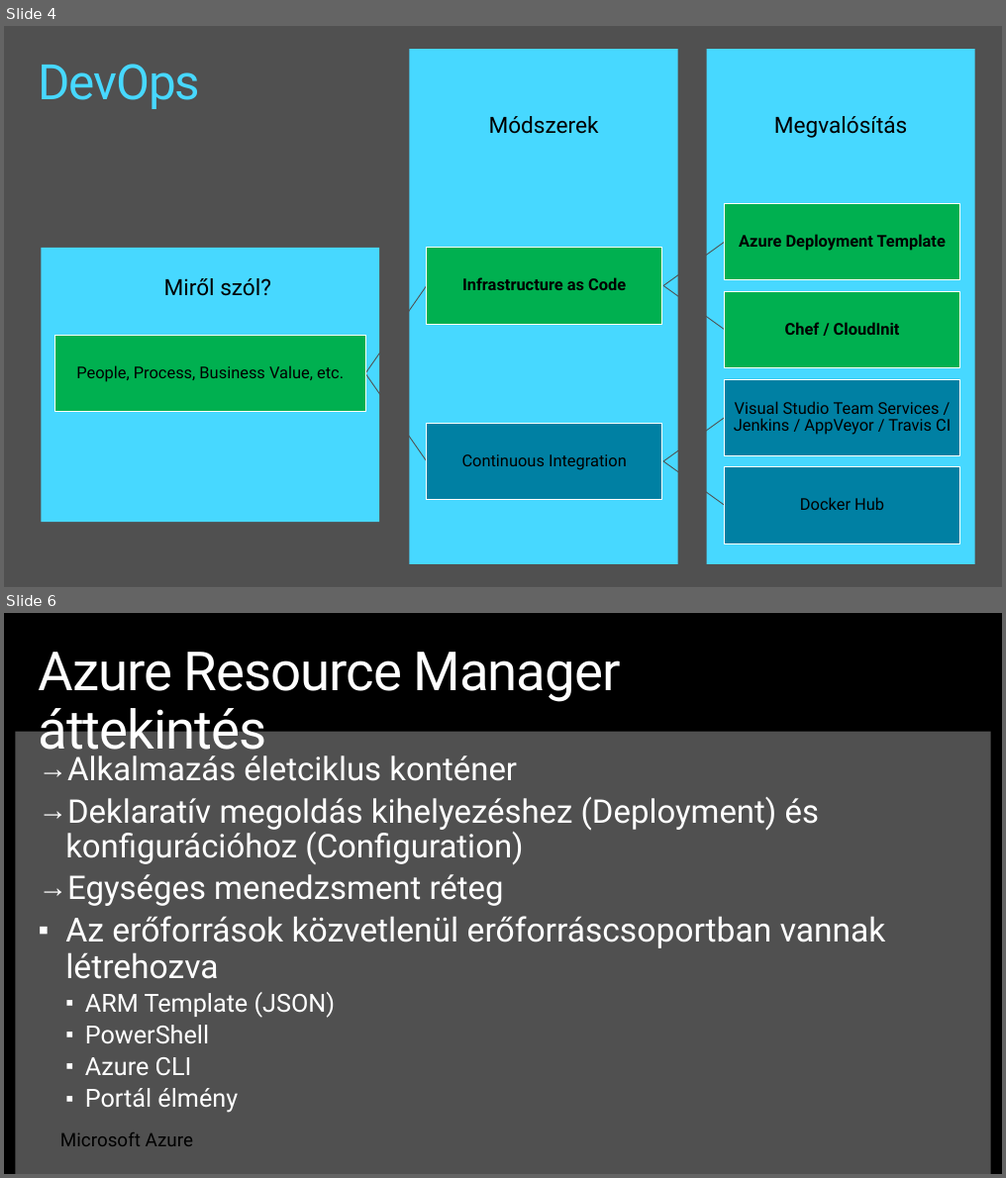
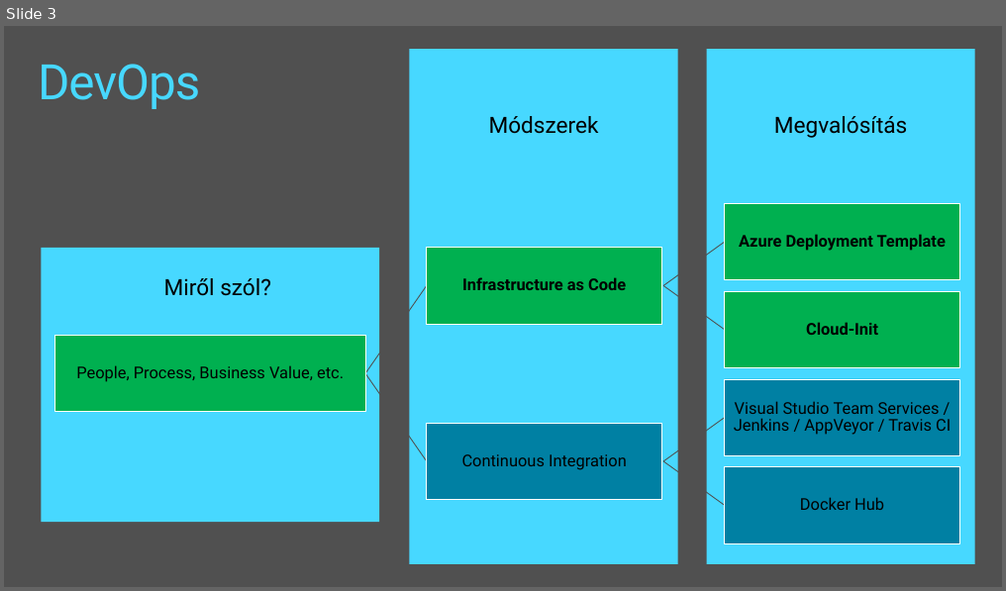
Before and after one commit to ITForumHungary/ITForum2016-DevOps, a slide deck: Session1-Introduction_to_DevOps-Infrastructure_as_Code/Presentation-Session1-Intro_to_DevOps-IaC.pptx. Shown one above the other, each under a label of ours: slides 4 and 6 before the commit, slide 3 after it; the slides between them are not shown. The pictures are 1006x1178 and 1006x591 pixels, drawn with LibreOffice and Linux fonts; fonts in the diff are those of the drawing; background and template pictures are left out. Boxes give left, top, right and bottom in pixels: in the first picture for what was removed or moved away, otherwise in the second. Text is boxed around its words. In the diff, an @@ line names an element or a change of style, - is before the commit and + after.

```diff
--- a/Session1-Introduction_to_DevOps-Infrastructure_as_Code/Presentation-Session1-Intro_to_DevOps-IaC.pptx
+++ b/Session1-Introduction_to_DevOps-Infrastructure_as_Code/Presentation-Session1-Intro_to_DevOps-IaC.pptx
@@ slide 6 removed at [4, 613, 1002, 1174], background #505050 @@
@@ rectangle removed at [4, 613, 15, 1174] @@
@@ rectangle removed at [4, 613, 1002, 731] @@
@@ rectangle removed at [991, 613, 1002, 1174] @@
@@ title removed at [39, 652, 620, 762] @@
-Azure Resource Manager áttekintés
@@ text removed at [65, 756, 886, 1113] @@
-→ Alkalmazás életciklus konténer
-→ Deklaratív megoldás kihelyezéshez (Deployment) és konfigurációhoz (Configuration)
-→ Egységes menedzsment réteg
-▪ Az erőforrások közvetlenül erőforráscsoportban vannak létrehozva
-  ▪ ARM Template (JSON)
-  ▪ PowerShell
-  ▪ Azure CLI
-  ▪ Portál élmény
@@ text removed at [60, 1133, 193, 1147] @@
-Microsoft Azure
@@ what was slide 4 is now slide 3 @@
@@ slide 3 changed as well @@
@@ text at [806, 322, 878, 335]: text changed @@
-Chef / CloudInit
+Cloud-Init
```
Also in this commit, not shown: 2 other slides changed, 1 slide added, 4 other slides removed.
